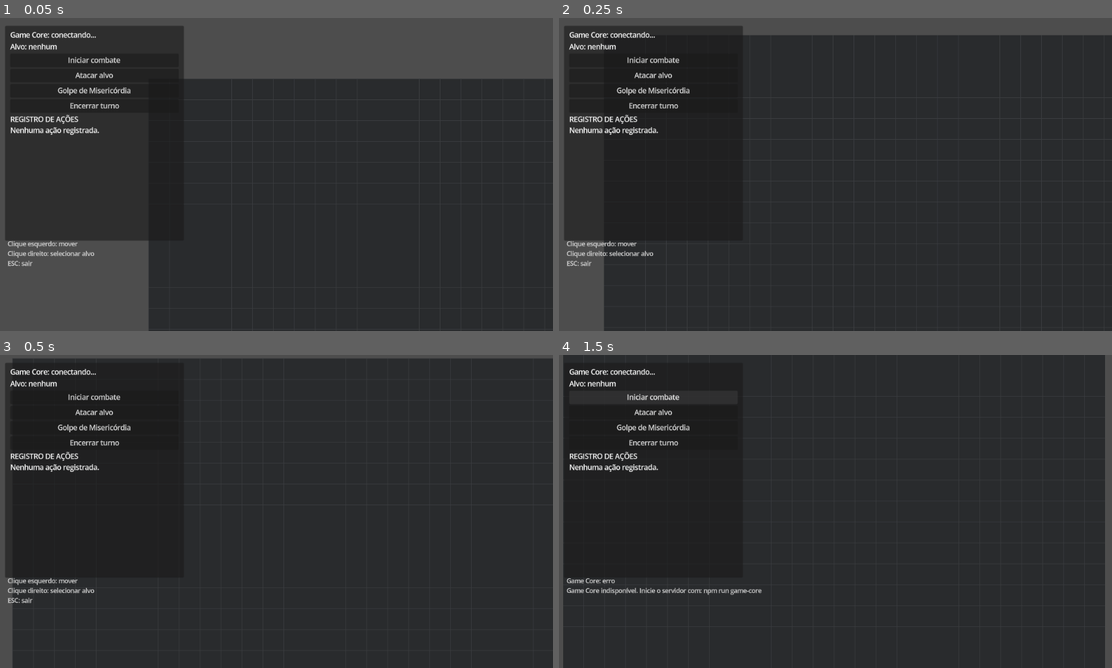
Above: before the commit, frames 1-4 (two rows, left to right).
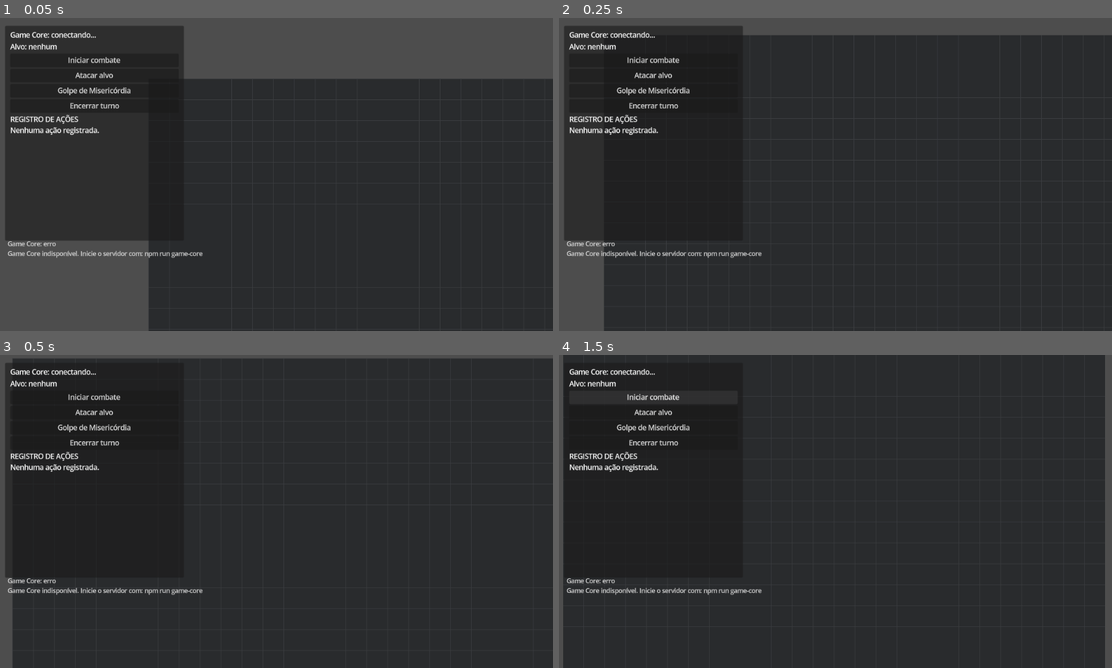
Above: after the commit, the same moments.

Repository: wchichura-maker/dnd
Game: Godot game, scene res://scenes/Main.tscn
Two runs of this game, one before a commit and one after it. Both use one fixed random seed, a clock stepped at 60 frames per second and the inputs below.
Inputs:
- Up to frame 1 (0.05 s): no input
- Up to frame 2 (0.25 s): no input
- Up to frame 3 (0.5 s): no input
- Up to frame 4 (1.5 s): click "Iniciar combate" at 0.5 s; click "Iniciar combate" at 1.25 s

The runs differ from the first frame. In frame 1, 0.4% of the frame differs, in the area x 1-37%, y 71-80%; in frame 2, 0.5%; in frame 3, 0.5%; in frame 4, nothing differs.
Error before the commit: Invalid access to property or key 'pressed' on a base object of type 'null instance'. (res://scripts/Main.gd:33)

Commit message:
godot: add death overlay and respawn menu

Diff:
--- a/godot/scenes/Main.tscn
+++ b/godot/scenes/Main.tscn
@@ -72,4 +72,34 @@
 offset_top = 510.0
 theme_override_colors/font_color = Color(0.85, 0.85, 0.85, 1)
 theme_override_font_sizes/font_size = 14
-text = "Clique esquerdo: mover\nClique direito: selecionar alvo\nESC: sair"
+text = "Clique esquerdo: mover / selecionar alvo\nClique direito: selecionar alvo\nESC: sair"
+
+[node name="DeathOverlay" type="CanvasLayer" parent="."]
+
+[node name="Dim" type="ColorRect" parent="DeathOverlay"]
+offset_right = 1280.0
+offset_bottom = 720.0
+color = Color(0, 0, 0, 0.78)
+mouse_filter = 2
+
+[node name="Center" type="CenterContainer" parent="DeathOverlay"]
+offset_right = 1280.0
+offset_bottom = 720.0
+
+[node name="VBox" type="VBoxContainer" parent="DeathOverlay/Center"]
+theme_override_constants/separation = 18
+
+[node name="Message" type="Label" parent="DeathOverlay/Center/VBox"]
+text = "VOCÊ MORREU"
+horizontal_alignment = 1
+theme_override_font_sizes/font_size = 42
+
+[node name="Hint" type="Label" parent="DeathOverlay/Center/VBox"]
+text = "Seu personagem chegou ao fim. Escolha como continuar."
+horizontal_alignment = 1
+
+[node name="Spectator" type="Button" parent="DeathOverlay/Center/VBox"]
+text = "Continuar como espectador"
+
+[node name="NewCharacter" type="Button" parent="DeathOverlay/Center/VBox"]
+text = "Criar novo personagem"
